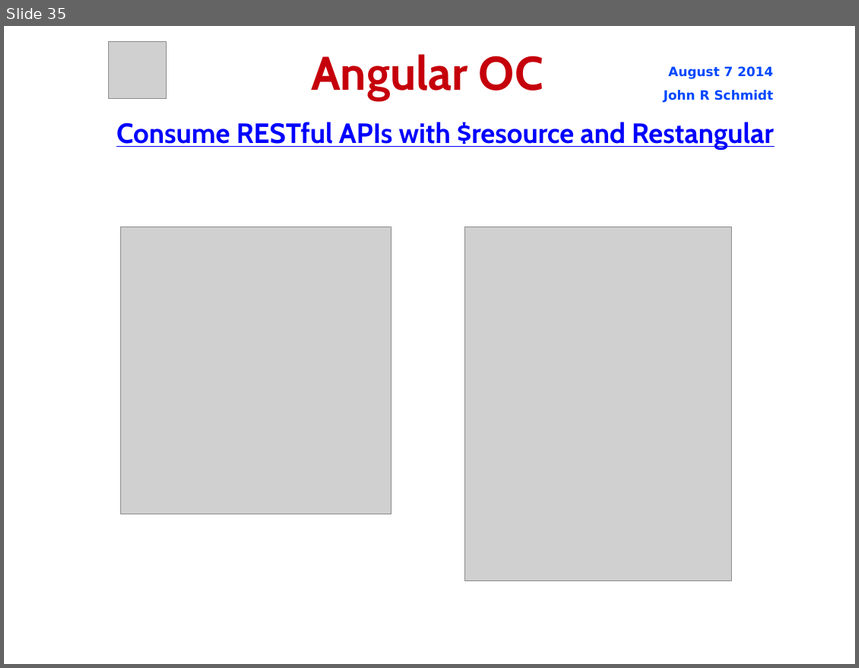
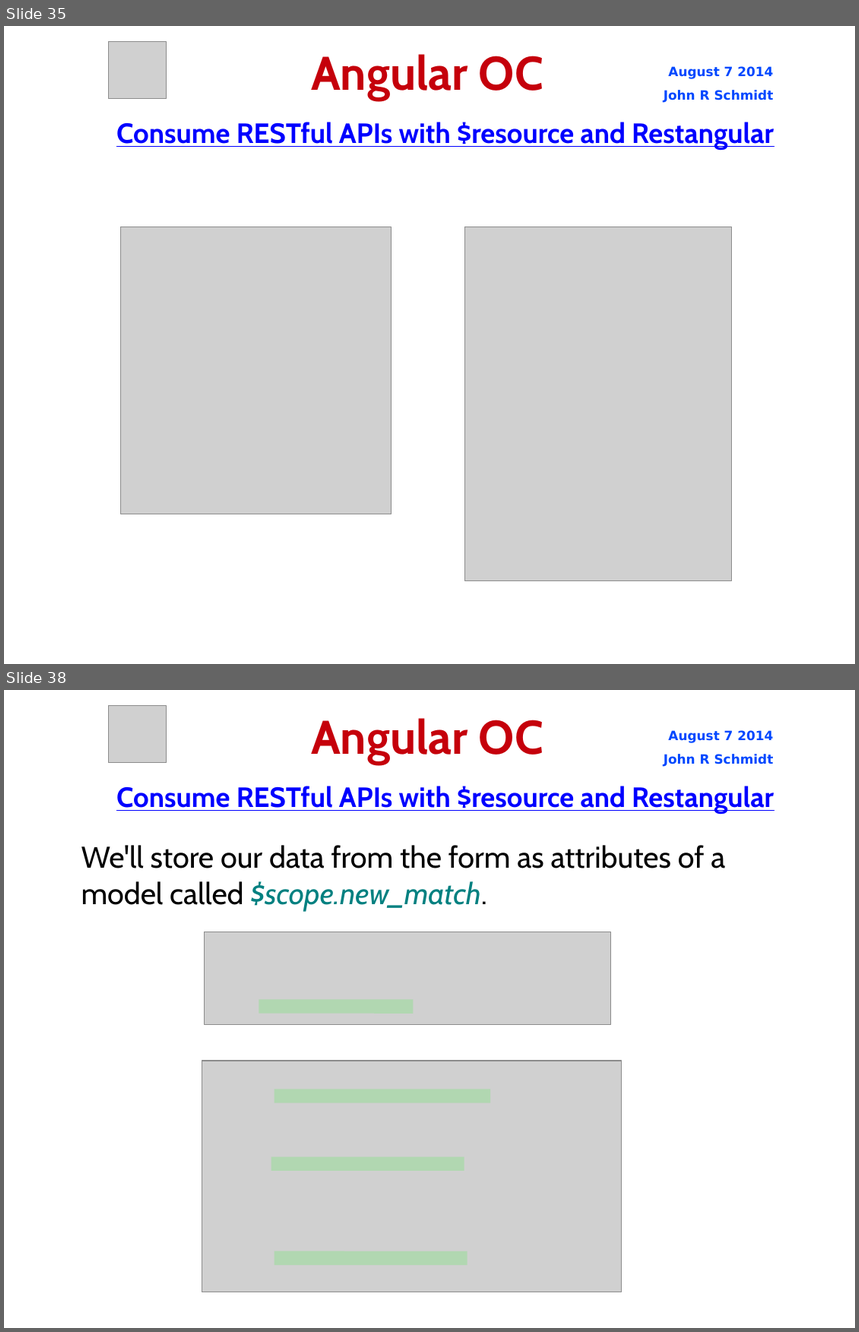
Before and after one commit to jrschmidt/fifa-angular-rest-demo, a slide deck: fifa.odp. Shown one above the other, each under a label of ours: slide 35 before the commit, slides 35 and 38 after it; the slides between them are not shown. The pictures are 859x668 and 859x1332 pixels, drawn with LibreOffice and Linux fonts; fonts in the diff are those of the drawing; grey boxes stand for pictures; background and template pictures are left out. Boxes give left, top, right and bottom in pixels: in the first picture for what was removed or moved away, otherwise in the second. Text is boxed around its words. In the diff, an @@ line names an element or a change of style, - is before the commit and + after.

Commit message:
update presentation to show 'new match' functionality

```diff
--- a/fifa.odp
+++ b/fifa.odp
@@ slide 38 added at [4, 690, 855, 1328], background picture (left out) @@
@@ picture added at [108, 705, 166, 763] @@
@@ title added at [311, 718, 544, 764], 44 pt, text #C5000B, bold @@
+Angular OC
@@ text added at [664, 730, 774, 767], 12 pt, text #0047FF, bold @@
+August 7 2014
+John R Schmidt
@@ text added at [116, 786, 774, 814], 26 pt, text #0000FF, bold, underline @@
+Consume RESTful APIs with $resource and Restangular
@@ subtitle added at [82, 845, 725, 911], 28 pt, text #000000 @@
+We'll store our data from the form as attributes of a model called $scope.new_match.
@@ picture added at [205, 932, 611, 1025] @@
@@ line added from (259, 1007) to (414, 1007), #00FF00 12.95 pt @@
@@ picture added at [202, 1061, 622, 1293] @@
@@ line added from (275, 1097) to (490, 1097), #00FF00 12.95 pt @@
@@ line added from (272, 1164) to (465, 1164), #00FF00 12.95 pt @@
@@ line added from (275, 1258) to (468, 1258), #00FF00 12.95 pt @@
```
Also in this commit, not shown: 3 slides changed, 4 other slides added, 18 other files.
